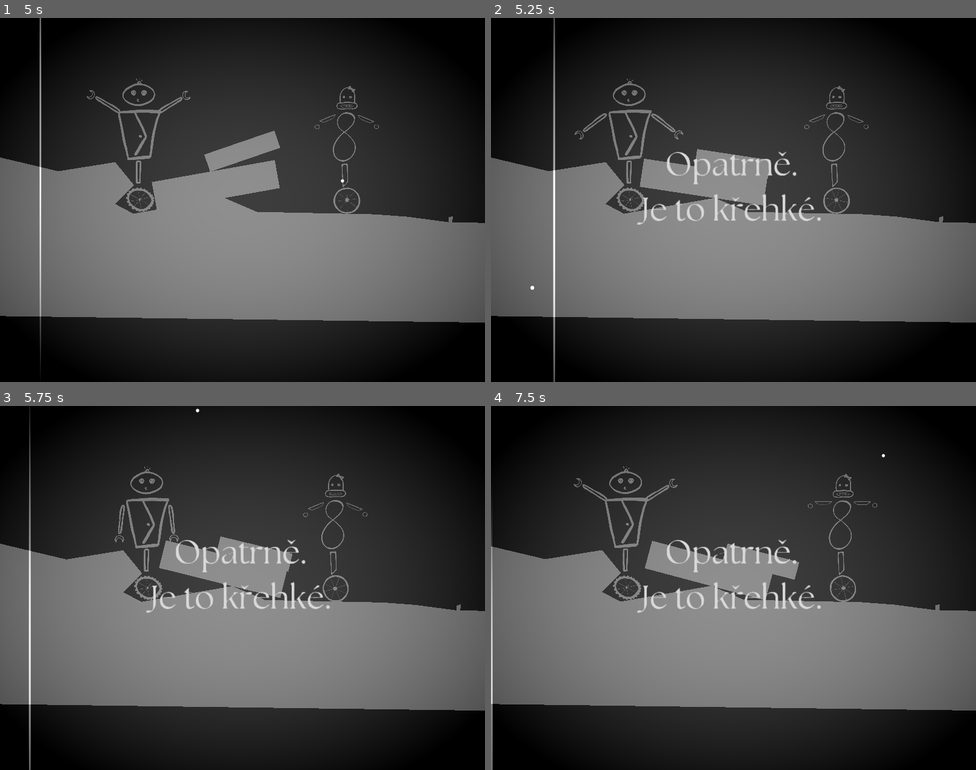
Above: before the commit, frames 1-4 (two rows, left to right).
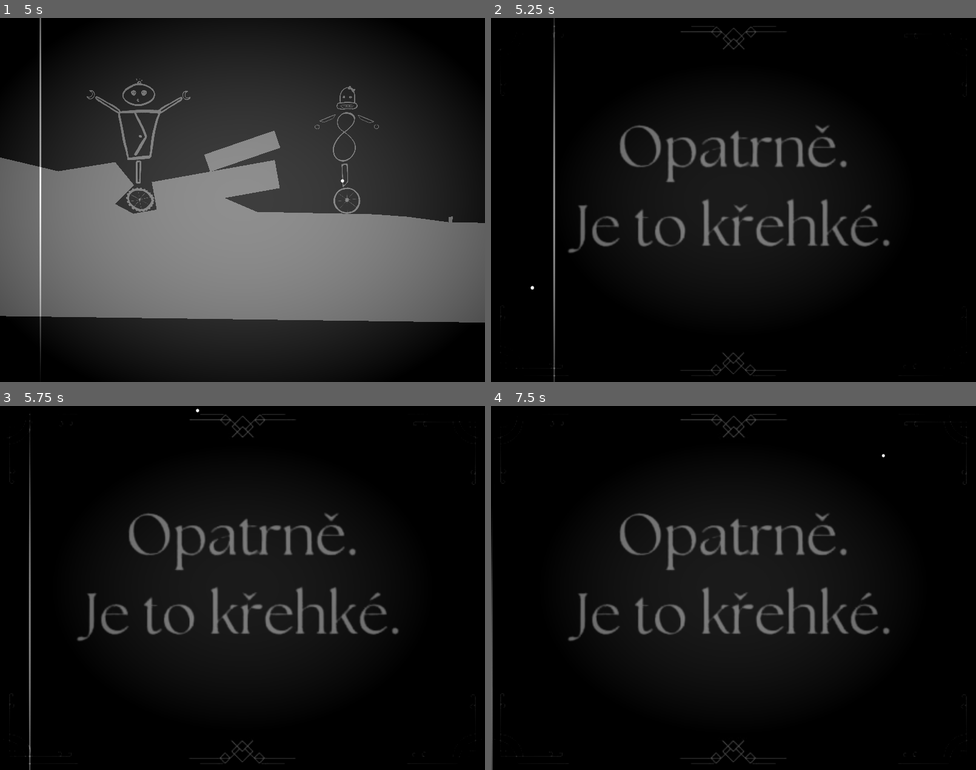
Above: after the commit, the same moments.

Repository: tombuben/KrehkeRobotickeSpoje
Game: Godot game, scene res://level_3.tscn
Two runs of this game, one before a commit and one after it. Both use one fixed random seed, a clock stepped at 60 frames per second and the inputs below. This scene is started directly instead of the project's main scene.
Inputs:
- Up to frame 1 (5 s): hold D (Player1Right) 0.53-1.28 s; tap K (Player2Down) at 0.6, 4.35 s; hold S (Player1Down) 1.28-2.03 s; tap J (Player2Left) at 1.35 s; hold D (Player1Right) 2.03-2.78 s; tap L (Player2Right) at 2.1 s; hold W (Player1Up) 2.78-3.53 s; tap I (Player2Up) at 2.85 s; hold C (SwitchCamera) 3.53-4.28 s; hold A (Player1Left) from 3.53 s (still down)
- Up to frame 2 (5.25 s): release A (Player1Left) at 5.03 s; hold S (Player1Down) from 5.03 s (still down); tap J (Player2Left) at 5.1 s
- Up to frame 3 (5.75 s): keep holding S (Player1Down)
- Up to frame 4 (7.5 s): release S (Player1Down) at 5.78 s; hold D (Player1Right) 5.78-6.53 s; tap L (Player2Right) at 5.85 s; hold W (Player1Up) 6.53-7.28 s; tap I (Player2Up) at 6.6 s; hold D (Player1Right) from 7.28 s (still down); tap C (SwitchCamera) at 7.35 s

Frame 1 is identical in both runs. In frame 2, 67% of the frame differs, in the area x 0-100%, y 0-100%; in frame 3, 72%; in frame 4, 74%, in the area x 0-100%, y 2-100%.
Error before the commit: Cannot call method 'make_current' on a null value. (res://CameraSwitcher.gd:29)
Error after the commit: Cannot call method 'make_current' on a null value. (res://CameraSwitcher.gd:32)

Commit message:
game over pouziva storyboard

Diff:
--- a/CameraSwitcher.gd
+++ b/CameraSwitcher.gd
@@ -25,5 +25,8 @@
 	await storyboardPlayer.playLevelOutro()
 	activateGameplayCamera()
 
+func activateGameOver():
+	await storyboardPlayer.playLevelGameOver()
+
 func activateGameplayCamera():
 	gameplayCamera.make_current()
--- a/Level.gd
+++ b/Level.gd
@@ -47,6 +47,8 @@
 
 func game_over():
 	await get_tree().create_timer(1).timeout
-	gameOverTextObject.visible = true
+	await cameraSwitcher.activateGameOver()
+	#replacated by storyboard cart
+	#gameOverTextObject.visible = true
 	await get_tree().create_timer(5).timeout
 	Global.reset_level()
--- a/StoryboardPlayer.gd
+++ b/StoryboardPlayer.gd
@@ -3,6 +3,7 @@
 @export var gameTitle: storyboard
 @export var gameStart: Array[storyboard]
 @export var gameEnd: Array[storyboard]
+@export var gameOver: storyboard
 
 func _ready():
 	process_mode = Node.PROCESS_MODE_ALWAYS
@@ -18,6 +19,9 @@
 	for storyboard in gameEnd:
 		await activate(storyboard)
 
+func playLevelGameOver():
+	position_smoothing_enabled = false
+	await activate(gameOver)
 
 func activate(board: storyboard):
 	if board != null:
--- a/level_1.tscn
+++ b/level_1.tscn
@@ -24,6 +24,7 @@
 [ext_resource type="Texture2D" uid="uid://bupuetdew7tg6" path="res://art/storyboard/park/park_outro_1.jpg" id="15_d117x"]
 [ext_resource type="Texture2D" uid="uid://ble8folajkggg" path="res://art/storyboard/park/park_outro_2.jpg" id="16_pror3"]
 [ext_resource type="Texture2D" uid="uid://bvl8aag2ru7dp" path="res://art/storyboard/park/park_outro_3.jpg" id="17_unuie"]
+[ext_resource type="Texture2D" uid="uid://bqe6mocn50xv8" path="res://art/storyboard/game_over.png" id="24_yy2jp"]
 
 [sub_resource type="ShaderMaterial" id="ShaderMaterial_fugcv"]
 shader = ExtResource("3_fspt7")
@@ -162,7 +163,7 @@
 script = ExtResource("6_ahpbm")
 gameplayCamera = NodePath("../CameraCenterer/CharactersCamera")
 
-[node name="StoryboardPlayer" type="Camera2D" parent="CameraSwitcher" node_paths=PackedStringArray("gameTitle", "gameStart", "gameEnd")]
+[node name="StoryboardPlayer" type="Camera2D" parent="CameraSwitcher" node_paths=PackedStringArray("gameTitle", "gameStart", "gameEnd", "gameOver")]
 position = Vector2(-998, -1504)
 zoom = Vector2(1.75, 1.75)
 position_smoothing_enabled = true
@@ -171,6 +172,7 @@
 gameTitle = NodePath("../../Storyboard/ParkUvod")
 gameStart = [NodePath("../../Storyboard/ParkIntro1"), NodePath("../../Storyboard/ParkIntro2")]
 gameEnd = [NodePath("../../Storyboard/ParkOutro1"), NodePath("../../Storyboard/ParkOutro4"), NodePath("../../Storyboard/ParkOutro5")]
+gameOver = NodePath("../../Storyboard/GameOver")
 
 [node name="Storyboard" type="Node2D" parent="."]
 
@@ -184,7 +186,7 @@
 offset_left = -4123.0
 offset_top = -5300.0
 offset_right = -3323.0
-offset_bottom = -747.0
+offset_bottom = 4042.0
 color = Color(0, 0, 0, 1)
 
 [node name="ParkUvod" type="Sprite2D" parent="Storyboard"]
@@ -222,6 +224,12 @@
 texture = ExtResource("17_unuie")
 script = ExtResource("13_doyg1")
 displayTime = 2.0
+
+[node name="GameOver" type="Sprite2D" parent="Storyboard"]
+position = Vector2(-3714, 3202)
+texture = ExtResource("24_yy2jp")
+script = ExtResource("13_doyg1")
+displayTime = 1.0
 
 [node name="GoalTarget" type="Area2D" parent="."]
 position = Vector2(3202, 368)
--- a/level_2.tscn
+++ b/level_2.tscn
@@ -19,6 +19,7 @@
 [ext_resource type="Texture2D" uid="uid://bpltq66j1umgs" path="res://art/storyboard/mesto/doma_outro_3.jpg" id="17_27fww"]
 [ext_resource type="Texture2D" uid="uid://pp3l8c23b4k1" path="res://art/storyboard/mesto/doma_outro_4.jpg" id="18_1gock"]
 [ext_resource type="Texture2D" uid="uid://cmxxk87b14yra" path="res://art/storyboard/mesto/doma_outro_5.jpg" id="19_1wv5p"]
+[ext_resource type="Texture2D" uid="uid://bqe6mocn50xv8" path="res://art/storyboard/game_over.png" id="20_n6dg8"]
 
 [sub_resource type="ShaderMaterial" id="ShaderMaterial_fugcv"]
 shader = ExtResource("6_kmwe0")
@@ -113,15 +114,15 @@
 script = ExtResource("11_n28tc")
 gameplayCamera = NodePath("../CameraCenterer/CharactersCamera")
 
-[node name="StoryboardPlayer" type="Camera2D" parent="CameraSwitcher" node_paths=PackedStringArray("gameTitle", "gameStart", "gameEnd")]
+[node name="StoryboardPlayer" type="Camera2D" parent="CameraSwitcher" node_paths=PackedStringArray("gameTitle", "gameStart", "gameEnd", "gameOver")]
 position = Vector2(-998, -1504)
 zoom = Vector2(1.75, 1.75)
 position_smoothing_enabled = true
-position_smoothing_speed = 10.0
 script = ExtResource("12_hyrqr")
 gameTitle = NodePath("../../Storyboard/DomaUvod")
 gameStart = [NodePath("../../Storyboard/DomaIntro1")]
 gameEnd = [NodePath("../../Storyboard/DomaOutro2"), NodePath("../../Storyboard/DomaOutro3"), NodePath("../../Storyboard/DomaOutro4"), NodePath("../../Storyboard/DomaOutro5")]
+gameOver = NodePath("../../Storyboard/GameOver")
 
 [node name="Storyboard" type="Node2D" parent="."]
 
@@ -135,7 +136,7 @@
 offset_left = -4123.0
 offset_top = -5300.0
 offset_right = -3323.0
-offset_bottom = -747.0
+offset_bottom = 3640.0
 color = Color(0, 0, 0, 1)
 
 [node name="DomaUvod" type="Sprite2D" parent="Storyboard"]
@@ -148,25 +149,25 @@
 position = Vector2(-3700, -4650)
 texture = ExtResource("15_6y0kh")
 script = ExtResource("15_itv0g")
-displayTime = 3.0
+displayTime = 5.0
 
 [node name="DomaOutro2" type="Sprite2D" parent="Storyboard"]
 position = Vector2(-3700, -4229)
 texture = ExtResource("16_k142d")
 script = ExtResource("15_itv0g")
-displayTime = 3.0
+displayTime = 4.0
 
 [node name="DomaOutro3" type="Sprite2D" parent="Storyboard"]
 position = Vector2(-3700, -3802)
 texture = ExtResource("17_27fww")
 script = ExtResource("15_itv0g")
-displayTime = 2.0
+displayTime = 3.0
 
 [node name="DomaOutro4" type="Sprite2D" parent="Storyboard"]
 position = Vector2(-3700, -3336)
 texture = ExtResource("18_1gock")
 script = ExtResource("15_itv0g")
-displayTime = 2.0
+displayTime = 4.0
 
 [node name="DomaOutro5" type="Sprite2D" parent="Storyboard"]
 position = Vector2(-3700, -2901)
@@ -174,6 +175,12 @@
 script = ExtResource("15_itv0g")
 displayTime = 2.0
 
+[node name="GameOver" type="Sprite2D" parent="Storyboard"]
+position = Vector2(-3714, 3202)
+texture = ExtResource("20_n6dg8")
+script = ExtResource("15_itv0g")
+displayTime = 1.0
+
 [connection signal="body_entered" from="Krabice" to="." method="_on_krabice_body_entered"]
 [connection signal="body_entered" from="Krabice" to="Krabice/Node2D" method="_on_krabice_body_entered"]
 [connection signal="body_exited" from="Krabice" to="Krabice/Node2D" method="_on_krabice_body_exited"]
--- a/level_3.tscn
+++ b/level_3.tscn
@@ -18,6 +18,7 @@
 [ext_resource type="Texture2D" uid="uid://bupuetdew7tg6" path="res://art/storyboard/park/park_outro_1.jpg" id="16_c0uxg"]
 [ext_resource type="Texture2D" uid="uid://ble8folajkggg" path="res://art/storyboard/park/park_outro_2.jpg" id="17_5kyp6"]
 [ext_resource type="Texture2D" uid="uid://bvl8aag2ru7dp" path="res://art/storyboard/park/park_outro_3.jpg" id="18_pk6ql"]
+[ext_resource type="Texture2D" uid="uid://bqe6mocn50xv8" path="res://art/storyboard/game_over.png" id="19_j7lwc"]
 
 [sub_resource type="ShaderMaterial" id="ShaderMaterial_fugcv"]
 shader = ExtResource("6_axbdr")
@@ -142,18 +143,18 @@
 position = Vector2(-2, 66)
 shape = SubResource("RectangleShape2D_iy1vu")
 
-[node name="CameraSwitcher" type="Node2D" parent="." node_paths=PackedStringArray("gameplayCamera")]
+[node name="CameraSwitcher" type="Node2D" parent="."]
 script = ExtResource("10_momg8")
-gameplayCamera = NodePath("")
-
-[node name="StoryboardPlayer" type="Camera2D" parent="CameraSwitcher" node_paths=PackedStringArray("gameStart", "gameEnd")]
+
+[node name="StoryboardPlayer" type="Camera2D" parent="CameraSwitcher" node_paths=PackedStringArray("gameStart", "gameEnd", "gameOver")]
 position = Vector2(-998, -1504)
 zoom = Vector2(1.75, 1.75)
 position_smoothing_enabled = true
 position_smoothing_speed = 10.0
 script = ExtResource("11_4s1fs")
-gameStart = [NodePath(""), NodePath("")]
-gameEnd = [NodePath(""), NodePath(""), NodePath("")]
+gameStart = [null, null]
+gameEnd = [null, null, null]
+gameOver = NodePath("../../Storyboard/GameOver")
 
 [node name="Storyboard" type="Node2D" parent="."]
 
@@ -167,7 +168,7 @@
 offset_left = -4123.0
 offset_top = -5300.0
 offset_right = -3323.0
-offset_bottom = -747.0
+offset_bottom = 3930.0
 color = Color(0, 0, 0, 1)
 
 [node name="ParkUvod" type="Sprite2D" parent="Storyboard"]
@@ -203,6 +204,12 @@
 texture = ExtResource("18_pk6ql")
 script = ExtResource("14_4r3rw")
 displayTime = 2.0
+
+[node name="GameOver" type="Sprite2D" parent="Storyboard"]
+position = Vector2(-3714, 3202)
+texture = ExtResource("19_j7lwc")
+script = ExtResource("14_4r3rw")
+displayTime = 1.0
 
 [connection signal="body_entered" from="Krabice" to="." method="_on_krabice_body_entered"]
 [connection signal="body_entered" from="Krabice" to="Mimino/Node2D" method="_on_krabice_body_entered"]
Binary file added: art/storyboard/game_over.png
Not shown, added: art/storyboard/game_over.png.import
Not shown: 1 places in level_1.tscn that only renumber resources
Not shown: 1 places in level_2.tscn that only renumber resources
Not shown: 1 places in level_3.tscn that only renumber resources
